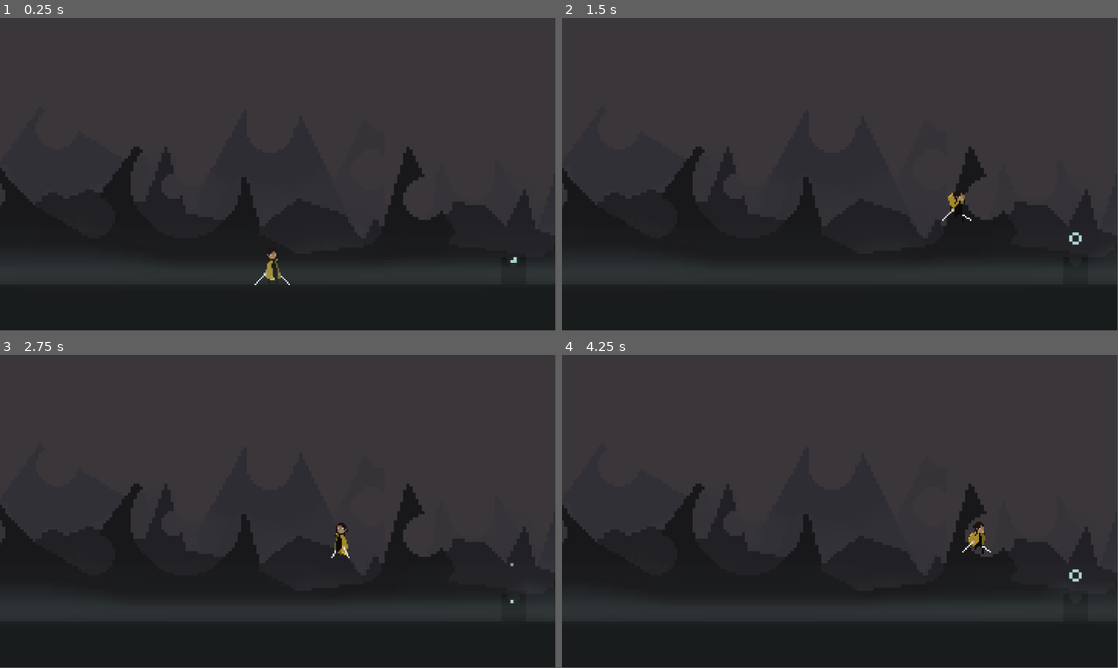
Above: before the commit, frames 1-4 (two rows, left to right).
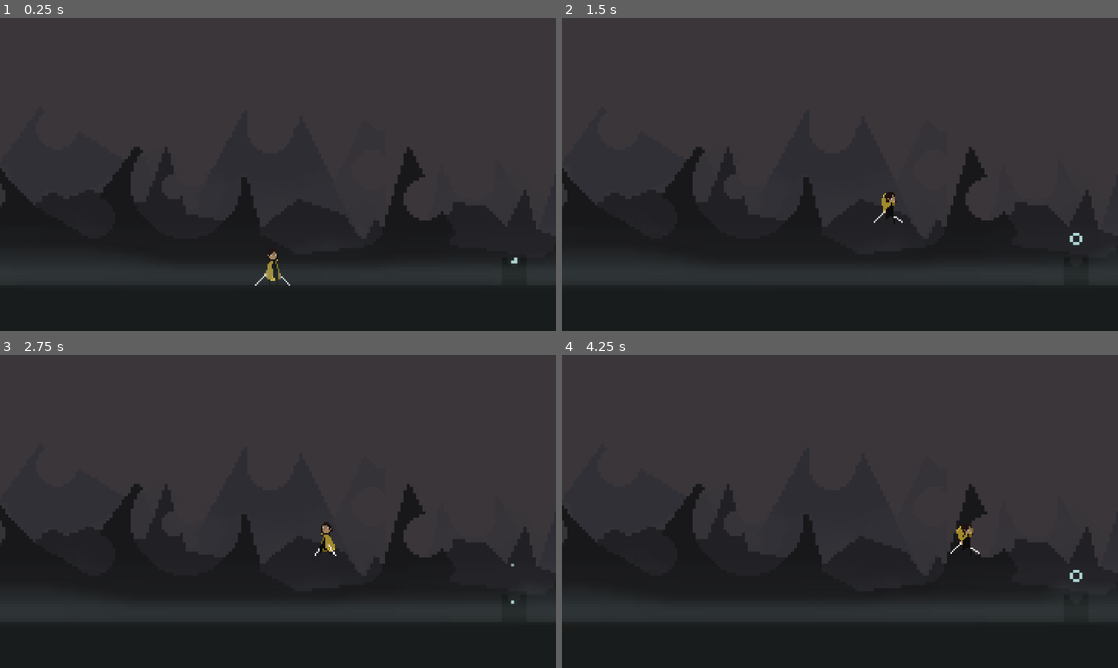
Above: after the commit, the same moments.

Repository: Dowsley/Dark
Game: Godot game, scene res://src/levels/PeaksOfLightning.tscn
Same seed, same stepped clock (60 frames per second), same inputs: the game is played once before the commit and once after it.
Inputs:
- Up to frame 1 (0.25 s): no input
- Up to frame 2 (1.5 s): tap Enter at 0.5 s; hold X (run) 0.53-1.28 s; hold Right (walk_right, bound only before the commit) from 0.53 s (still down); tap Up (jump) at 0.77, 0.8, 1.07, 1.35 s
- Up to frame 3 (2.75 s): tap Up (jump) at 1.52, 1.82, 2.3 s; tap X (run) at 1.55 s; release Right (walk_right, bound only before the commit) at 2.03 s; hold Left (walk_left, bound only before the commit) from 2.03 s (still down); hold X (run) from 2.03 s (still down)
- Up to frame 4 (4.25 s): release Left (walk_left, bound only before the commit) at 2.78 s; release X (run) at 2.78 s; hold Right (walk_right, bound only before the commit) from 2.78 s (still down); tap X (run) at 2.85 s; tap Up (jump) at 3.02, 3.32, 3.6, 3.77, 4.07 s
In our replay, the window is 799x449 before the commit and 800x450 after it. These sizes can differ from the game's own. Grey fills any space a smaller window leaves; there, only what the larger window draws over its background counts as a difference.

The runs differ from the first frame. In frame 1, 0.2% of the frame differs, in the area x 40-100%, y 0-86%; in frame 2, 0.5%; in frame 3, 0.5%, in the area x 40-100%, y 0-84%; in frame 4, 0.5%.

Commit message:
Add Finite State Machine for Player
For now it only works in the player, it will change in the future.
Within Utils.gd it was added a new function for checking if number is within range.

Diff:
--- a/project.godot
+++ b/project.godot
@@ -19,14 +19,20 @@
 
 Utils="*res://src/Utils.gd"
 
+[display]
+
+window/size/mode=2
+window/size/borderless=true
+window/stretch/mode="viewport"
+
 [input]
 
-walk_left={
+move_left={
 "deadzone": 0.5,
 "events": [Object(InputEventKey,"resource_local_to_scene":false,"resource_name":"","device":-1,"window_id":0,"alt_press …(182 unchanged characters)…
 ]
 }
-walk_right={
+move_right={
 "deadzone": 0.5,
 "events": [Object(InputEventKey,"resource_local_to_scene":false,"resource_name":"","device":-1,"window_id":0,"alt_press …(182 unchanged characters)…
 ]
--- a/src/Utils.gd
+++ b/src/Utils.gd
@@ -1,3 +1,7 @@
 extends Node
 
 const MAX_INT := 9223372036854775807 # https://docs.godotengine.org/en/stable/classes/class_int.html
+
+#inclusive
+static func is_number_in_range(n: float, start: float, end: float) -> bool:
+	return n >= start and n < end
--- a/src/entities/Player.gd
+++ b/src/entities/Player.gd
@@ -1,3 +1,4 @@
+class_name Player
 extends CharacterBody2D
 
 const SPRITE_DIST_TO_CENTER := 17
@@ -8,73 +9,34 @@
 
 @export var walk_speed := 20
 @export var run_speed := 50
-@export var jump_speed := -80
-@export var gravity := 150
+@export var jump_force := 80
+@export var gravity := 2.5
 @export_range(0.0, 1.0) var friction := 0.1
 @export_range(0.0 , 1.0) var acceleration := 0.25
-@export_range(0.0, 50) var jump_and_fall_transition_threshold := 5
+@export_range(0.0, 50) var jump_and_fall_transition_threshold := 20
 
-@onready var anim_player := $AnimatedSprite2D
+@onready var animations := $AnimatedSprite2D
+@onready var states := $StateManager
 
-# Movement and animation members
-var h_motion_input := 0.0
-var jump_just_pressed_input := false
-var jump_just_released_input := false
-var is_running := false
 var curr_sprite_dir := SPRITE_DIRS.RIGHT
 
-func set_sprite_dir(new_dir: int):
+func set_sprite_dir(new_dir: int) -> void:
+	if new_dir == curr_sprite_dir:
+		return
+
 	curr_sprite_dir = new_dir
-
 	if new_dir == SPRITE_DIRS.RIGHT:
 		position.x += SPRITE_DIST_TO_CENTER
-		anim_player.flip_h = false
+		animations.flip_h = false
 	else:
 		position.x -= SPRITE_DIST_TO_CENTER
-		anim_player.flip_h = true
+		animations.flip_h = true
 
-func loop_controls():
-	h_motion_input = Input.get_axis("walk_left", "walk_right")
-	jump_just_pressed_input = Input.is_action_just_pressed("jump")
-	jump_just_released_input = Input.is_action_just_released("jump")
-	is_running = Input.is_action_pressed("run")
+func _ready() -> void:
+	states.init(self)
 
-func loop_movement(delta: float):
-	velocity.y += gravity * delta
-	h_motion_input = Input.get_axis("walk_left", "walk_right")
-	is_running = Input.is_action_pressed("run")
+func _unhandled_input(event: InputEvent) -> void:
+	states.input(event)
 
-	if h_motion_input != 0:
-		var new_dir := SPRITE_DIRS.LEFT if h_motion_input < 0 else SPRITE_DIRS.RIGHT
-		velocity.x = lerp(velocity.x, h_motion_input * (run_speed if is_running else walk_speed), acceleration)
-	else:
-		velocity.x = lerp(velocity.x, 0.0, friction)
-
-	move_and_slide()
-	if Input.is_action_just_pressed("jump") and is_on_floor():
-		velocity.y = jump_speed
-
-
-func loop_animation():
-	var dir := SPRITE_DIRS.LEFT if h_motion_input < 0.0 else SPRITE_DIRS.RIGHT
-	if dir != curr_sprite_dir:
-		set_sprite_dir(dir)
-
-	if is_on_floor():
-		if h_motion_input != 0.0:
-			anim_player.play("run_fast" if is_running else "walk")
-		else:
-			anim_player.play("idle")
-	else:
-		if velocity.y != 0.0:
-			if velocity.y > jump_and_fall_transition_threshold:
-				anim_player.play("fall")
-			elif velocity.y < -jump_and_fall_transition_threshold:
-				anim_player.play("jump")
-			else:
-				anim_player.play("jump_trans")
-
-func _process(delta: float):
-	loop_controls()
-	loop_movement(delta)
-	loop_animation()
+func _physics_process(delta: float) -> void:
+	states.physics_process(delta)
--- a/src/entities/Player.tscn
+++ b/src/entities/Player.tscn
@@ -1,7 +1,8 @@
-[gd_scene load_steps=48 format=3 uid="uid://delsalv27faoi"]
+[gd_scene load_steps=49 format=3 uid="uid://dv10g75tlkfkl"]
 
 [ext_resource type="Script" path="res://src/entities/Player.gd" id="1_2o48t"]
 [ext_resource type="Texture2D" uid="uid://cdhuh7c86q0bf" path="res://assets/The SwordMaster/Sword Master Sprite Sheet 90x37.png" id="2_1nu7f"]
+[ext_resource type="PackedScene" uid="uid://cpvtks517y7q3" path="res://src/entities/fsm/StateManager.tscn" id="3_7u6g6"]
 
 [sub_resource type="CapsuleShape2D" id="CapsuleShape2D_64yeu"]
 radius = 3.0
@@ -254,7 +255,7 @@
 "duration": 1.0,
 "texture": SubResource("AtlasTexture_ib5jn")
 }],
-"loop": true,
+"loop": false,
 "name": &"jump_trans",
 "speed": 10.0
 }, {
@@ -348,8 +349,6 @@
 
 [node name="Player" type="CharacterBody2D"]
 script = ExtResource("1_2o48t")
-friction = 0.929
-jump_and_fall_transition_threshold = 15
 
 [node name="CollisionShape2D" type="CollisionShape2D" parent="."]
 position = Vector2(0.332, -0.173)
@@ -360,5 +359,7 @@
 position = Vector2(9, -2)
 scale = Vector2(0.5, 0.5)
 sprite_frames = SubResource("SpriteFrames_wqxhw")
-animation = &"idle"
+animation = &"walk"
 autoplay = "idle"
+
+[node name="StateManager" parent="." instance=ExtResource("3_7u6g6")]
--- /dev/null
+++ b/src/entities/fsm/BaseState.gd
@@ -0,0 +1,33 @@
+class_name BaseState
+extends Node
+
+# Don't get confused, this is not the same as on the switch example
+# This enum is used so that each child state can reference each other for its return value
+enum State {
+	Null,
+	Idle,
+	Walk,
+	Fall,
+	Jump
+}
+
+@export var animation_name: String
+
+# Pass in a reference to the player's kinematic body so that it can be used by the state
+var player: Player
+
+func enter() -> void:
+	player.animations.play(animation_name)
+
+func exit() -> void:
+	pass
+
+# Enums are internally stored as ints, so that is the expected return type
+func input(event: InputEvent) -> int:
+	return State.Null
+
+func process(delta: float) -> int:
+	return State.Null
+
+func physics_process(delta: float) -> int:
+	return State.Null
--- /dev/null
+++ b/src/entities/fsm/StateManager.gd
@@ -0,0 +1,39 @@
+extends Node
+
+@onready var states := {
+	BaseState.State.Idle: $Idle,
+	BaseState.State.Walk: $Walk,
+	BaseState.State.Fall: $Fall,
+	BaseState.State.Jump: $Jump,
+}
+
+var current_state: BaseState
+
+func change_state(new_state: int) -> void:
+	if current_state:
+		current_state.exit()
+
+	current_state = states[new_state]
+	current_state.enter()
+
+# Initialize the state machine by giving each state a reference to the objects
+# owned by the parent that they should be able to take control of
+# and set a default state
+func init(player: Player) -> void:
+	for child in get_children():
+		child.player = player
+
+	# Initialize with a default state of idle
+	change_state(BaseState.State.Idle)
+
+# Pass through functions for the Player to call,
+# handling state changes as needed
+func physics_process(delta: float) -> void:
+	var new_state = current_state.physics_process(delta)
+	if new_state != BaseState.State.Null:
+		change_state(new_state)
+
+func input(event: InputEvent) -> void:
+	var new_state = current_state.input(event)
+	if new_state != BaseState.State.Null:
+		change_state(new_state)
--- /dev/null
+++ b/src/entities/fsm/StateManager.tscn
@@ -0,0 +1,26 @@
+[gd_scene load_steps=6 format=3 uid="uid://cpvtks517y7q3"]
+
+[ext_resource type="Script" path="res://src/entities/fsm/StateManager.gd" id="1_g2jc0"]
+[ext_resource type="Script" path="res://src/entities/fsm/states/Idle.gd" id="2_lnrx6"]
+[ext_resource type="Script" path="res://src/entities/fsm/states/Walk.gd" id="3_upmtu"]
+[ext_resource type="Script" path="res://src/entities/fsm/states/Jump.gd" id="4_717u7"]
+[ext_resource type="Script" path="res://src/entities/fsm/states/Fall.gd" id="5_qiaa8"]
+
+[node name="StateManager" type="Node"]
+script = ExtResource("1_g2jc0")
+
+[node name="Idle" type="Node" parent="."]
+script = ExtResource("2_lnrx6")
+animation_name = "idle"
+
+[node name="Walk" type="Node" parent="."]
+script = ExtResource("3_upmtu")
+animation_name = "walk"
+
+[node name="Jump" type="Node" parent="."]
+script = ExtResource("4_717u7")
+animation_name = "jump"
+
+[node name="Fall" type="Node" parent="."]
+script = ExtResource("5_qiaa8")
+animation_name = "fall"
--- /dev/null
+++ b/src/entities/fsm/states/Fall.gd
@@ -0,0 +1,38 @@
+extends BaseState
+
+func enter() -> void:
+	# We override any anim calls
+	# because it only starts AFTER the transition ends
+	pass
+
+func physics_process(delta: float) -> int:
+	var motion := 0
+	if Input.is_action_pressed("move_left"):
+		motion = -1
+		player.set_sprite_dir(player.SPRITE_DIRS.LEFT)
+	elif Input.is_action_pressed("move_right"):
+		motion = 1
+		player.set_sprite_dir(player.SPRITE_DIRS.RIGHT)
+
+	player.velocity.y += player.gravity
+	#player.velocity.x = motion * player.walk_speed
+	player.velocity.x = lerp(
+		float(player.velocity.x),
+		float(motion * player.walk_speed if motion else 0.0),
+		float(player.acceleration if motion else player.friction))
+	player.move_and_slide()
+
+	var exit_transition = Utils.is_number_in_range(
+		player.velocity.y,
+		-player.jump_and_fall_transition_threshold,
+		player.jump_and_fall_transition_threshold
+	)
+	if exit_transition:
+		player.animations.play("fall")
+
+	if player.is_on_floor():
+		if motion != 0:
+			return State.Walk
+		else:
+			return State.Idle
+	return State.Null
--- /dev/null
+++ b/src/entities/fsm/states/Idle.gd
@@ -0,0 +1,18 @@
+extends BaseState
+
+func input(event: InputEvent) -> int:
+	if Input.is_action_just_pressed("move_left") or Input.is_action_just_pressed("move_right"):
+		return State.Walk
+	elif Input.is_action_just_pressed("jump"):
+		return State.Jump
+	return State.Null
+
+func physics_process(delta: float) -> int:
+	player.velocity.y += player.gravity
+	player.velocity.x = lerp(
+		player.velocity.x,0.0, player.friction)
+	player.move_and_slide()
+
+	if not player.is_on_floor():
+		return State.Fall
+	return State.Null
--- /dev/null
+++ b/src/entities/fsm/states/Jump.gd
@@ -0,0 +1,43 @@
+extends BaseState
+
+func enter() -> void:
+	# This calls the base class enter function, which is necessary here
+	# to make sure the animation switches
+	super.enter()
+	player.velocity.y = -player.jump_force
+
+func physics_process(delta: float) -> int:
+	var motion := 0
+	if Input.is_action_pressed("move_left"):
+		motion = -1
+		player.set_sprite_dir(player.SPRITE_DIRS.LEFT)
+	elif Input.is_action_pressed("move_right"):
+		motion = 1
+		player.set_sprite_dir(player.SPRITE_DIRS.RIGHT)
+
+	player.velocity.y += player.gravity
+	#player.velocity.x = motion * player.walk_speed
+	player.velocity.x = lerp(
+		float(player.velocity.x),
+		float(motion * player.walk_speed if motion else 0.0),
+		float(player.acceleration if motion else player.friction)
+	)
+	player.move_and_slide()
+
+	var enter_transition = Utils.is_number_in_range(
+		player.velocity.y,
+		-player.jump_and_fall_transition_threshold,
+		player.jump_and_fall_transition_threshold
+	)
+	if enter_transition:
+		player.animations.play("jump_trans")
+
+	if player.velocity.y > 0:
+		return State.Fall
+
+	if player.is_on_floor():
+		if motion != 0:
+			return State.Walk
+		else:
+			return State.Idle
+	return State.Null
--- /dev/null
+++ b/src/entities/fsm/states/Walk.gd
@@ -0,0 +1,37 @@
+extends BaseState
+
+func enter() -> void:
+	# This calls the base class enter function, which is necessary here
+	# to make sure the animation switches
+	super.enter()
+
+func input(event: InputEvent) -> int:
+	if Input.is_action_just_pressed("jump"):
+		return State.Jump
+	return State.Null
+
+func physics_process(delta: float) -> int:
+	if not player.is_on_floor():
+		return State.Fall
+
+	var motion := 0
+	if Input.is_action_pressed("move_left"):
+		motion = -1
+		player.set_sprite_dir(player.SPRITE_DIRS.LEFT)
+	elif Input.is_action_pressed("move_right"):
+		motion = 1
+		player.set_sprite_dir(player.SPRITE_DIRS.RIGHT)
+
+	player.velocity.y += player.gravity
+	#player.velocity.x = motion * player.walk_speed
+	player.velocity.x = lerp(
+		float(player.velocity.x),
+		float(motion * player.walk_speed if motion else 0.0),
+		float(player.acceleration if motion else player.friction)
+	)
+	player.move_and_slide()
+
+	if motion == 0:
+		return State.Idle
+
+	return State.Null
Not shown: 1 places in src/levels/PeaksOfLightning.tscn that only renumber resources
Not shown, changed: README.md
